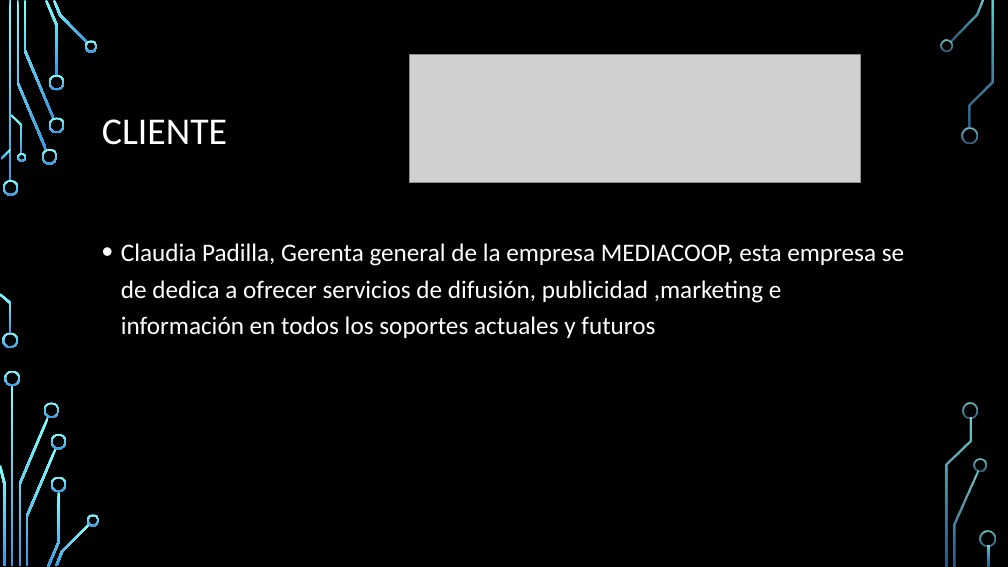
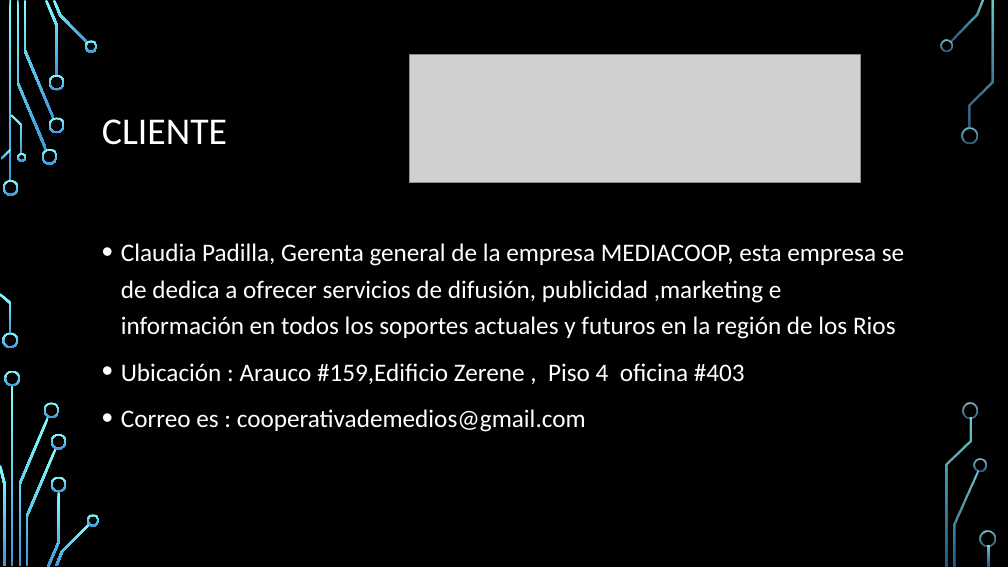
Before and after one commit to Adescafu/INFO264_Proyecto, a slide deck: slide 2 of presentacion.pptx. Drawn at 1008x567 pixels with LibreOffice and Linux fonts; fonts in the diff are those of the drawing; grey boxes stand for pictures; background and template pictures are left out. Boxes give left, top, right and bottom in pixels: in the first picture for what was removed or moved away, otherwise in the second. Text is boxed around its words. In the diff, an @@ line names an element or a change of style, - is before the commit and + after.

```diff
--- a/presentacion.pptx
+++ b/presentacion.pptx
@@ text at (x1=121, y1=243, x2=904, y2=432): text changed @@
-• Claudia Padilla, Gerenta general de la empresa MEDIACOOP, esta empresa se de dedica a ofrecer servicios de difusión, publicidad ,marketing e información en todos los soportes actuales y futuros
+• Claudia Padilla, Gerenta general de la empresa MEDIACOOP, esta empresa se de dedica a ofrecer servicios de difusión, publicidad ,marketing e información en todos los soportes actuales y futuros en la región de los Rios
+• Ubicación : Arauco #159,Edificio Zerene , Piso 4 oficina #403
+• Correo es : cooperativademedios@gmail.com
```
Also in this commit, not shown: 6 other slides changed, 2 slides added, 5 slides removed.
